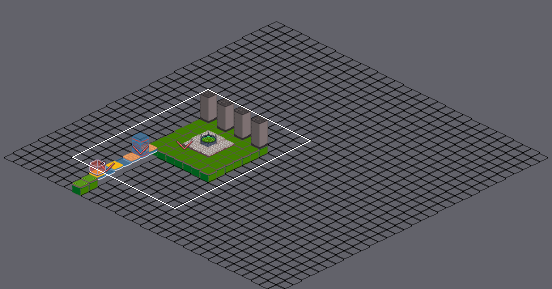
A Tiled map gets an edit: scratch/floor1-tut-vr3-west2.tmx. Above: a wide view before the commit, with the close-up outlined.
Close-up. The starting point:
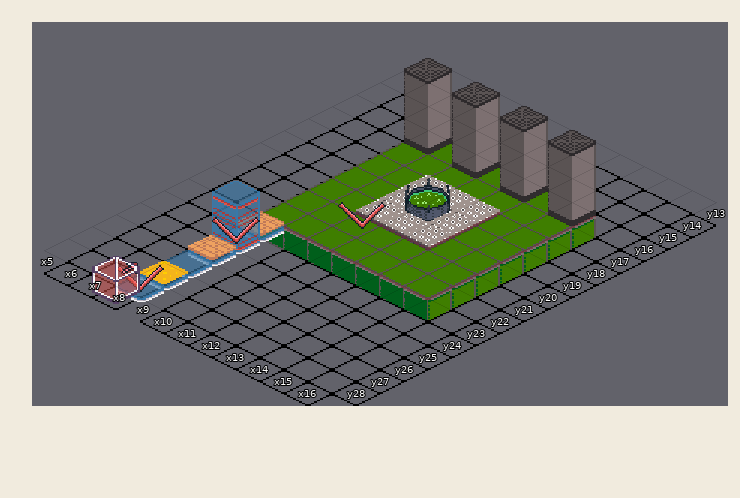
Cells are 32x16 px. Isometric: x runs down to the right, y down to the left. Shown: x 5..16, y 13..28.
The same view after the edit:
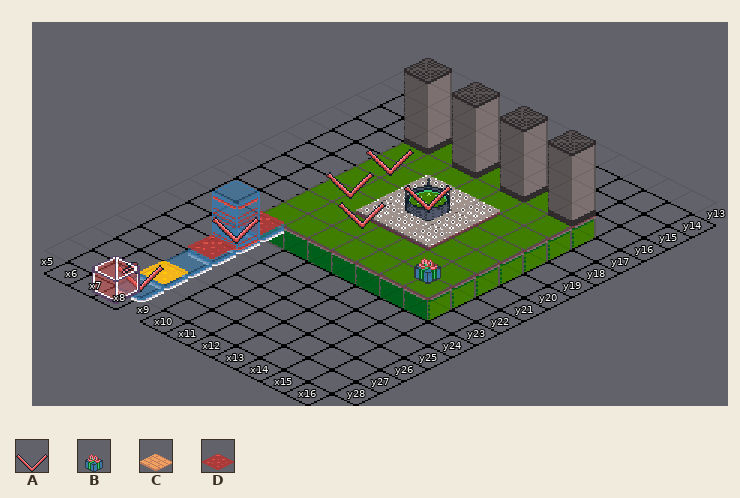
Key: from "control": A 1, B 8; from "floors": C 19, D 24.
_ is an empty cell.
Objects are placed by the point they stand on, in cells (3,4 is the top-left corner of cell 3,4); size is 1x1 cell unless given.
Change:
Layer "Tiles2":
y 23: x 8 C -> D
y 25: x 8 C -> D
Layer "Objects":
added: A "MarkerConscience" at 9.2,18.7 size 1x2
added: A "MarkerHealPool" at 11.4,19.4 size 1x2
added: A "MarkerAda" at 9.2,20.5 size 1x2
added: B "ItemZoeBracelet" at 14.4,22.4 size 1x2
